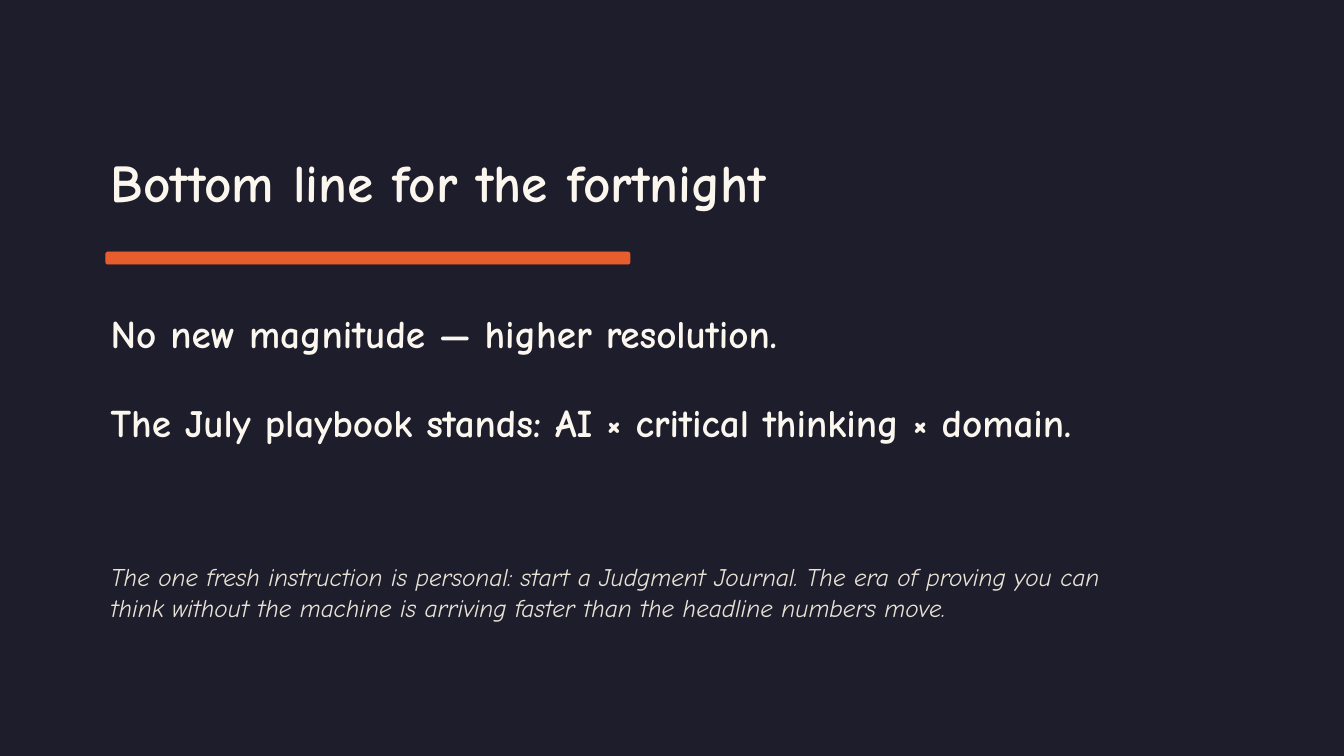
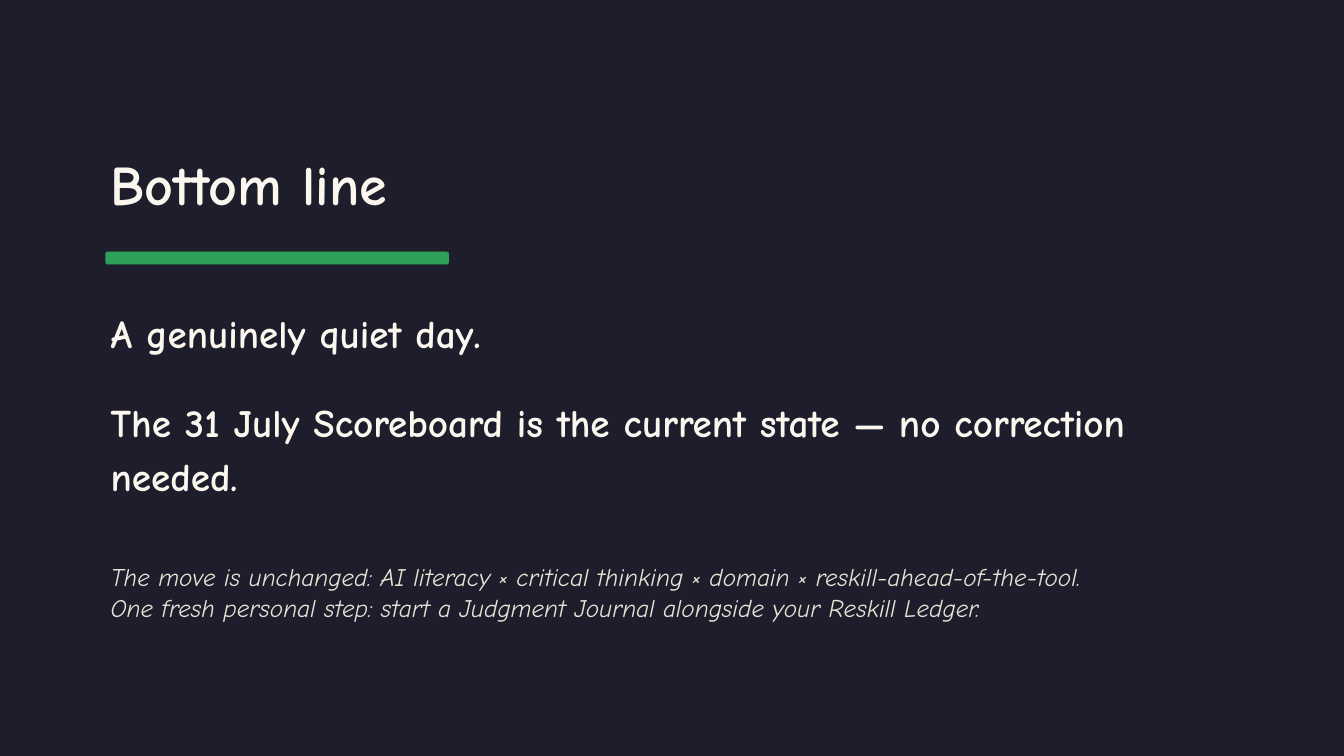
Before and after one commit to sourovdeb/my_professional_documents, a slide deck: slide 5 of free_education/2026-08-01-skills-ai-delta/AI_Skills_Learning_Delta_2026-08.pptx (slide 6 before the commit). Drawn at 1344x756 pixels with LibreOffice and Linux fonts; fonts in the diff are those of the drawing. Boxes give left, top, right and bottom in pixels: in the first picture for what was removed or moved away, otherwise in the second. Text is boxed around its words. In the diff, an @@ line names an element or a change of style, - is before the commit and + after.

```diff
--- a/free_education/2026-08-01-skills-ai-delta/AI_Skills_Learning_Delta_2026-08.pptx
+++ b/free_education/2026-08-01-skills-ai-delta/AI_Skills_Learning_Delta_2026-08.pptx
@@ text at <box>111,167,387,206</box>: text changed; size 38 to 40 pt @@
-Bottom line for the fortnight
+Bottom line
@@ rounded rectangle: place and size @@
-rounded rectangle at <box>106,252,630,264</box>
+rounded rectangle at <box>106,252,449,264</box>
@@ rounded rectangle at <box>106,252,449,264</box>: fill #E85D2E to #2EA05A; outline #E85D2E 0.5 pt to #2EA05A 0.5 pt @@
@@ text at <box>111,321,1125,492</box>: text changed @@
-No new magnitude — higher resolution.
-The July playbook stands: AI × critical thinking × domain.
+A genuinely quiet day.
+The 31 July Scoreboard is the current state — no correction needed.
@@ text at <box>111,568,1081,622</box>: text changed @@
-The one fresh instruction is personal: start a Judgment Journal. The era of proving you can
-think without the machine is arriving faster than the headline numbers move.
+The move is unchanged: AI literacy × critical thinking × domain × reskill-ahead-of-the-tool.
+One fresh personal step: start a Judgment Journal alongside your Reskill Ledger.
```
Also in this commit, not shown: 1 other slide changed, 3 slides added, 4 slides removed, 3 other files.
